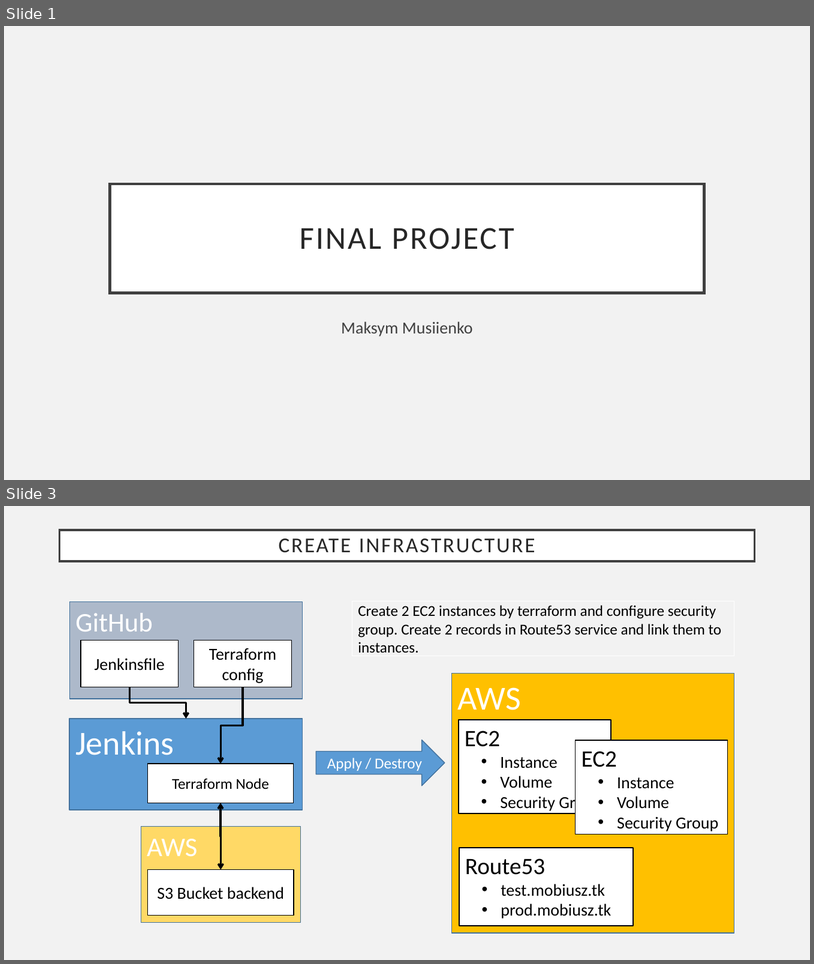
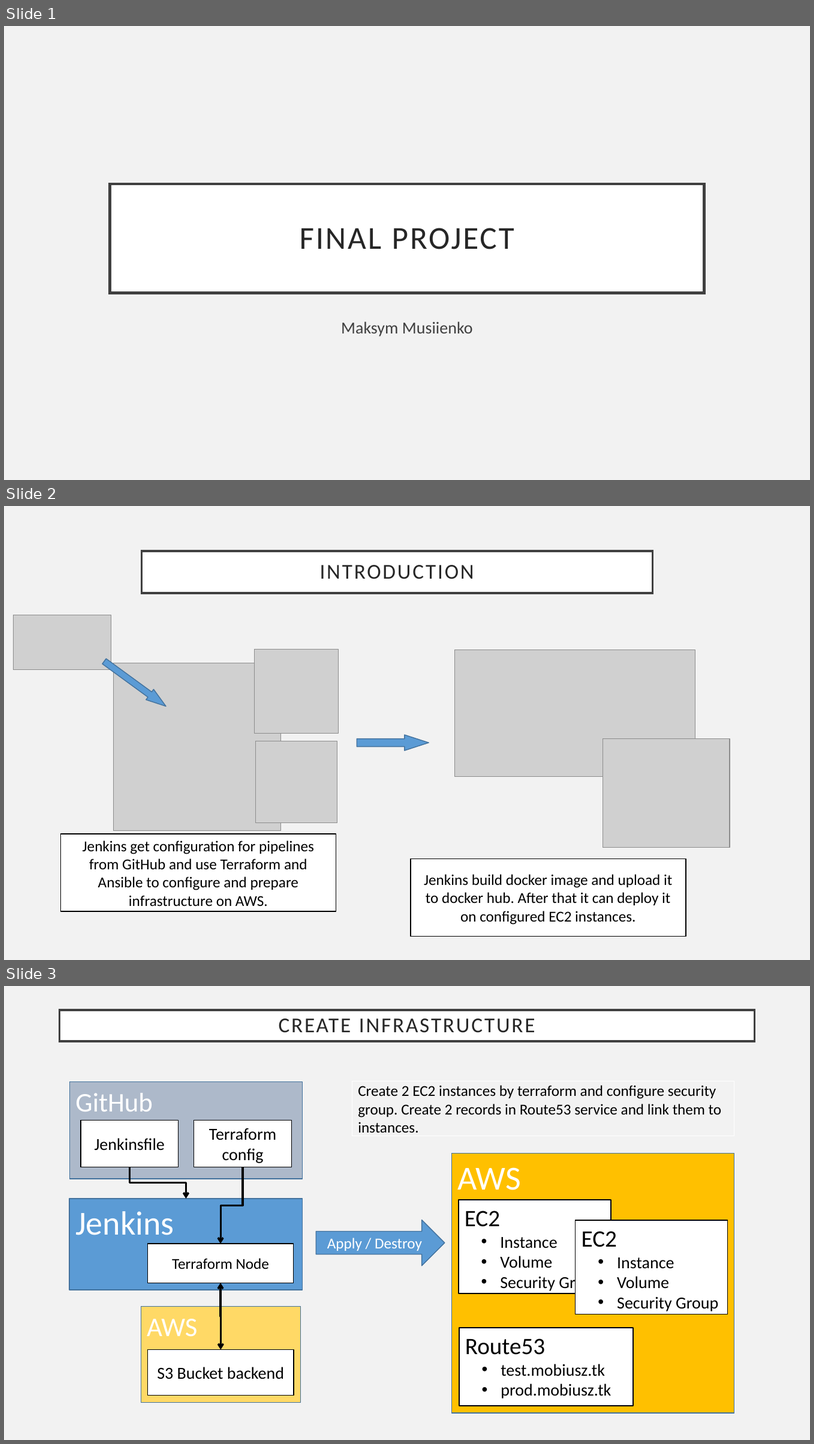
Before and after one commit to mobius77/epam, a slide deck: finalproject/presentation.pptx. Shown one above the other, each under a label of ours: slides 1 and 3 before the commit, slides 1, 2 and 3 after it; the slides between them are not shown. The pictures are 814x964 and 814x1444 pixels, drawn with LibreOffice and Linux fonts; fonts in the diff are those of the drawing; grey boxes stand for pictures. Boxes give left, top, right and bottom in pixels: in the first picture for what was removed or moved away, otherwise in the second. Text is boxed around its words. In the diff, an @@ line names an element or a change of style, - is before the commit and + after.

```diff
--- a/finalproject/presentation.pptx
+++ b/finalproject/presentation.pptx
@@ slide 2 added at (4,506,810,960), background #F2F2F2 @@
@@ title added at (141,551,653,592), fill #FFFFFF, outline #404040 2.5 pt, 25.2 pt, text #262626 @@
+INTRODUCTION
@@ picture added at (14,615,111,670) @@
@@ picture added at (254,649,339,733) @@
@@ down arrow added at (101,655,170,711), fill #5B9BD5, outline #43739E 1 pt @@
@@ picture added at (113,663,281,831) @@
@@ picture added at (455,650,696,777) @@
@@ down arrow added at (357,735,429,750), fill #5B9BD5, outline #43739E 1 pt @@
@@ picture added at (603,739,731,848) @@
@@ picture added at (255,741,338,822) @@
@@ rectangle added at (61,834,336,912), fill #FFFFFF, outline #000000 1 pt, 18 pt, text #000000 @@
+Jenkins get configuration for pipelines from GitHub and use Terraform and Ansible to configure and prepare infrastructure on AWS.
@@ rectangle added at (411,859,686,936), fill #FFFFFF, outline #000000 1 pt, 18 pt, text #000000 @@
+Jenkins build docker image and upload it to docker hub. After that it can deploy it on configured EC2 instances.
```
Also in this commit, not shown: 1 slide changed, 1 other slide added, 2 slides removed.
